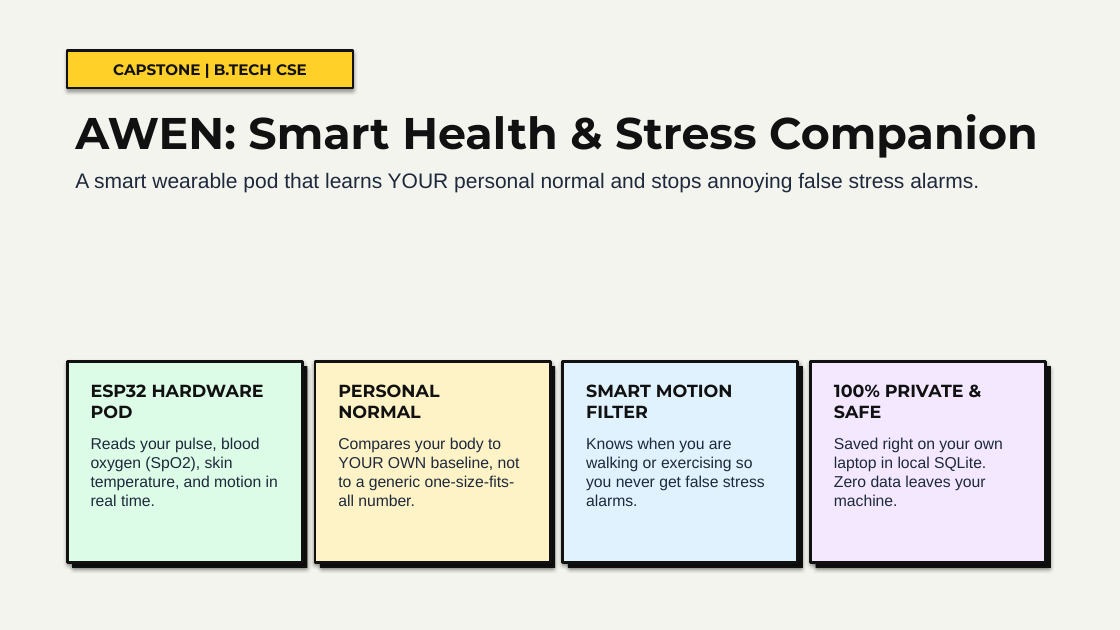
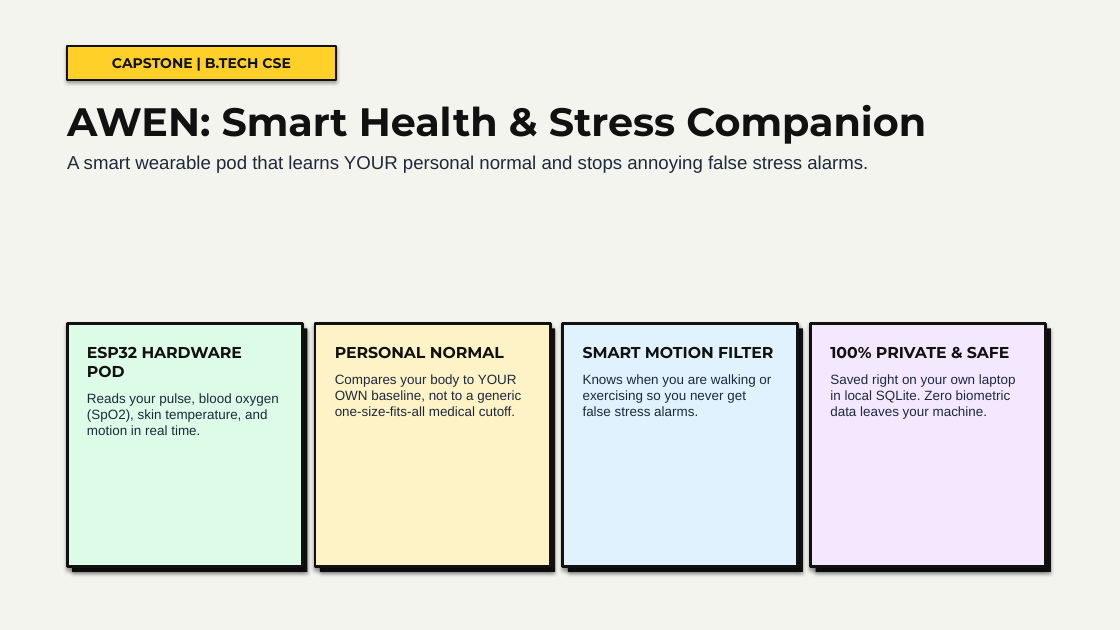
Before and after one commit to diya-1720/CaPsToNe, a slide deck: slide 1 of AWEN_Final_Presentation_AF52.pptx. Drawn at 1120x630 pixels with LibreOffice and Linux fonts; fonts in the diff are those of the drawing. Boxes give left, top, right and bottom in pixels: in the first picture for what was removed or moved away, otherwise in the second. Text is boxed around its words. In the diff, an @@ line names an element or a change of style, - is before the commit and + after.

Commit message:
feat(presentation): refine neo-brutalist slide deck layout and typography scaling
- Add responsive clamp sizing to HTML presentation slides for uniform scaling across displays
- Update python-pptx presentation generation with improved margins and bullet spacing
- Rebuild AWEN_Final_Presentation_AF52.pptx with polished layout and updated stats

```diff
--- a/AWEN_Final_Presentation_AF52.pptx
+++ b/AWEN_Final_Presentation_AF52.pptx
@@ rectangle "CAPSTONE | B.TECH CSE": place and size @@
-rectangle "CAPSTONE | B.TECH CSE" at <box>67,50,353,88</box>
+rectangle "CAPSTONE | B.TECH CSE" at <box>67,46,336,80</box>
@@ rectangle "CAPSTONE | B.TECH CSE" at <box>67,46,336,80</box>: size 13 to 12 pt @@
@@ text "AWEN: Smart Health & Stress ..." at <box>67,105,926,173</box>: size 38 to 34 pt in "AWEN: Smart Health & Stress Companion"; size 18 to 16 pt in "A smart wearable pod that learns YOUR ..."; less space between paragraphs @@
@@ rectangle: place and size @@
-rectangle at <box>67,361,302,563</box>
+rectangle at <box>67,323,302,567</box>
@@ rectangle: place and size @@
-rectangle at <box>72,366,308,568</box>
+rectangle at <box>72,329,308,572</box>
@@ rectangle: place and size @@
-rectangle at <box>315,361,550,563</box>
+rectangle at <box>315,323,550,567</box>
@@ rectangle: place and size @@
-rectangle at <box>320,366,555,568</box>
+rectangle at <box>320,329,555,572</box>
@@ rectangle: place and size @@
-rectangle at <box>563,361,798,563</box>
+rectangle at <box>563,323,798,567</box>
@@ rectangle: place and size @@
-rectangle at <box>568,366,803,568</box>
+rectangle at <box>568,329,803,572</box>
@@ rectangle: place and size @@
-rectangle at <box>811,361,1046,563</box>
+rectangle at <box>811,323,1046,567</box>
@@ rectangle: place and size @@
-rectangle at <box>816,366,1051,568</box>
+rectangle at <box>816,329,1051,572</box>
@@ text "ESP32 HARDWARE POD": place and size @@
-text "ESP32 HARDWARE POD" at <box>91,384,278,506</box>
+text "ESP32 HARDWARE POD" at <box>87,346,278,435</box>
@@ text "ESP32 HARDWARE POD" at <box>87,346,278,435</box>: size 15 to 13.5 pt in "ESP32 HARDWARE POD"; size 13.5 to 11.5 pt in "Reads your pulse, blood oxygen (SpO2), skin ..."; less space between paragraphs @@
@@ text "PERSONAL NORMAL": place and size @@
-text "PERSONAL NORMAL" at <box>338,384,520,506</box>
+text "PERSONAL NORMAL" at <box>335,347,521,416</box>
@@ text at <box>335,347,504,358</box>: size 15 to 13.5 pt in "PERSONAL NORMAL" @@
@@ text "SMART MOTION FILTER": place and size @@
-text "SMART MOTION FILTER" at <box>586,384,765,506</box>
+text "SMART MOTION FILTER" at <box>583,346,773,416</box>
@@ text "SMART MOTION FILTER" at <box>583,346,773,416</box>: size 15 to 13.5 pt in "SMART MOTION FILTER"; size 13.5 to 11.5 pt in "Knows when you are walking or exercising ..."; less space between paragraphs @@
@@ text "100% PRIVATE & SAFE": place and size @@
-text "100% PRIVATE & SAFE" at <box>834,384,1003,506</box>
+text "100% PRIVATE & SAFE" at <box>830,346,1016,419</box>
@@ text at <box>830,346,1010,359</box>: size 15 to 13.5 pt in "100% PRIVATE & SAFE" @@
@@ text at <box>335,374,521,416</box>: text changed; size 13.5 to 11.5 pt @@
-Compares your body to YOUR OWN baseline, not to a generic one-size-fits-all number.
+Compares your body to YOUR OWN baseline, not to a generic one-size-fits-all medical cutoff.
@@ text at <box>830,374,1016,419</box>: text changed; size 13.5 to 11.5 pt @@
-Saved right on your own laptop in local SQLite. Zero data leaves your machine.
+Saved right on your own laptop in local SQLite. Zero biometric data leaves your machine.
```
Also in this commit, not shown: 13 other slides changed, 2 other files.
